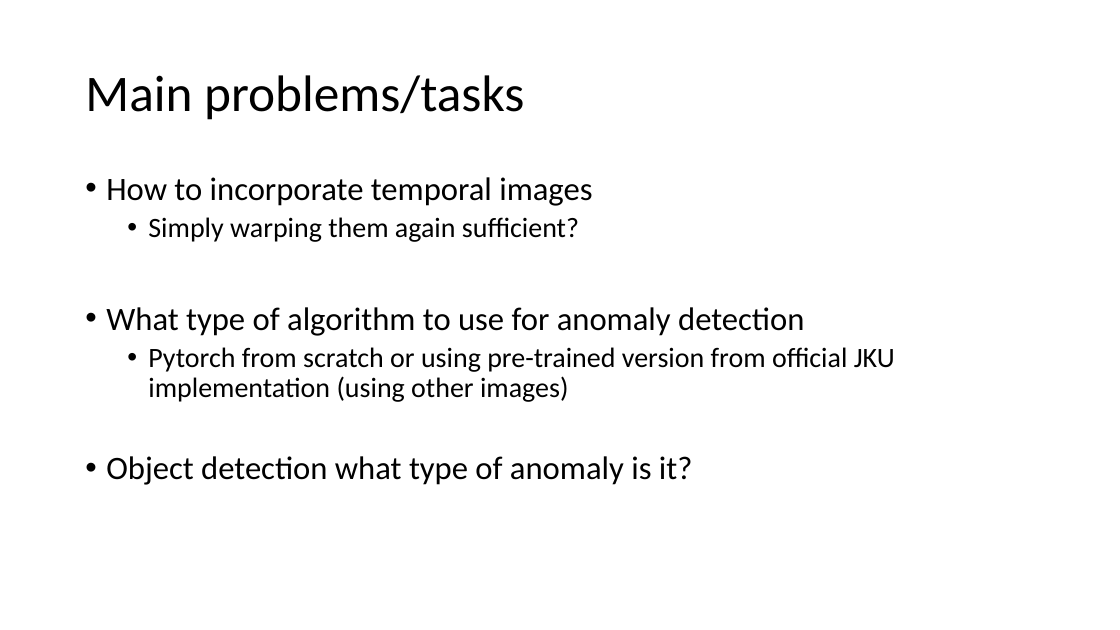
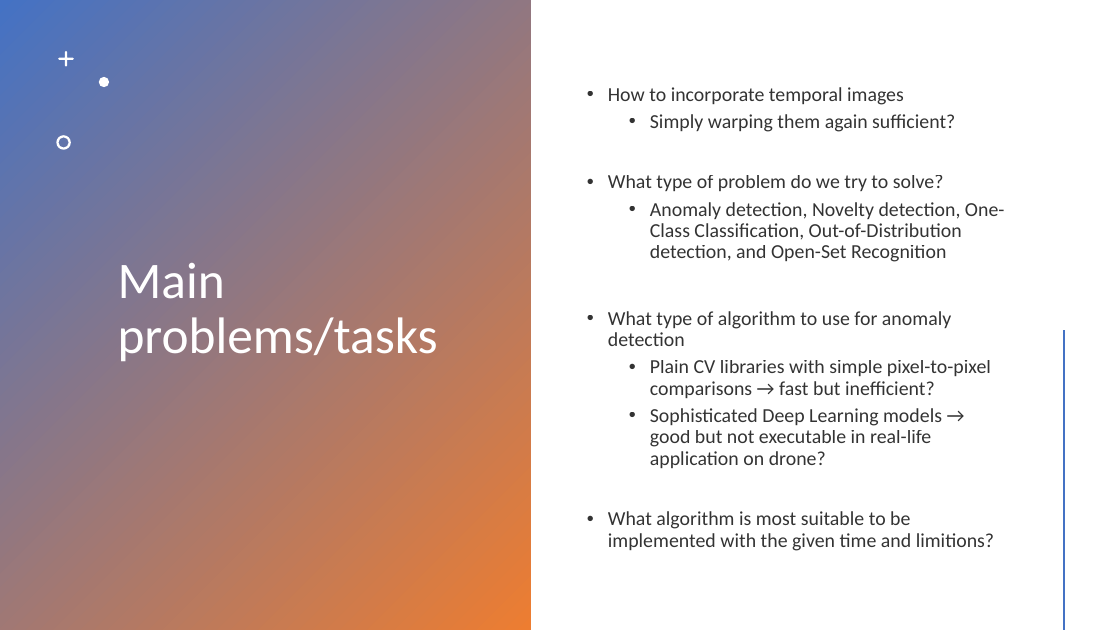
Before and after one commit to Createdd/computervision_ue, a slide deck: slide 2 of present1.pptx. Drawn at 1120x630 pixels with LibreOffice and Linux fonts; fonts in the diff are those of the drawing. Boxes give left, top, right and bottom in pixels: in the first picture for what was removed or moved away, otherwise in the second. Text is boxed around its words. In the diff, an @@ line names an element or a change of style, - is before the commit and + after.

```diff
--- a/present1.pptx
+++ b/present1.pptx
@@ rectangle added at (0,0,531,630), fill gradient #4472C4 to #ED7D31 @@
@@ freeform shape added at (58,51,74,67), fill #FFFFFF @@
@@ title "Main problems/tasks": place and size @@
-title "Main problems/tasks" at (85,75,524,120)
+title "Main problems/tasks" at (118,263,438,362)
@@ title "Main problems/tasks" at (118,263,438,362): text colour #000000 to #FFFFFF @@
@@ freeform shape added at (99,77,109,87), fill #FFFFFF @@
@@ text "How to incorporate temporal images": place and size @@
-text "How to incorporate temporal images" at (106,177,895,485)
+text "How to incorporate temporal images" at (608,87,1005,551)
@@ text "How to incorporate temporal images" at (608,87,1005,551): vertical alignment top to middle @@
@@ text at (608,87,955,346): size 28 to 17 pt in "How to incorporate temporal images", "What type of algorithm to use for ..."; text colour #000000 to #000000 at 80% opacity in "How to incorporate temporal images", "Simply warping them again sufficient?", "What type of algorithm to use for ..."; size 24 to 17 pt in "Simply warping them again sufficient?" @@
@@ freeform shape added at (56,135,71,150), fill #FFFFFF @@
@@ text at (608,175,1005,262): paragraphs added @@
+• What type of problem do we try to solve?
+  • Anomaly detection, Novelty detection, One-Class Classification, Out-of-Distribution detection, and Open-Set Recognition
@@ line added from (1065, 332) to (1065, 629), #ED7D31 2 pt @@
@@ text at (608,360,994,551): text changed; size 24 to 17 pt; text colour #000000 to #000000 at 80% opacity @@
-  • Pytorch from scratch or using pre-trained version from official JKU implementation (using other images)
-• Object detection what type of anomaly is it?
+  • Plain CV libraries with simple pixel-to-pixel comparisons → fast but inefficient?
+  • Sophisticated Deep Learning models → good but not executable in real-life application on drone?
+• What algorithm is most suitable to be implemented with the given time and limitions?
```
Also in this commit, not shown: 3 other slides changed, 2 slides added, 1 slide removed.
